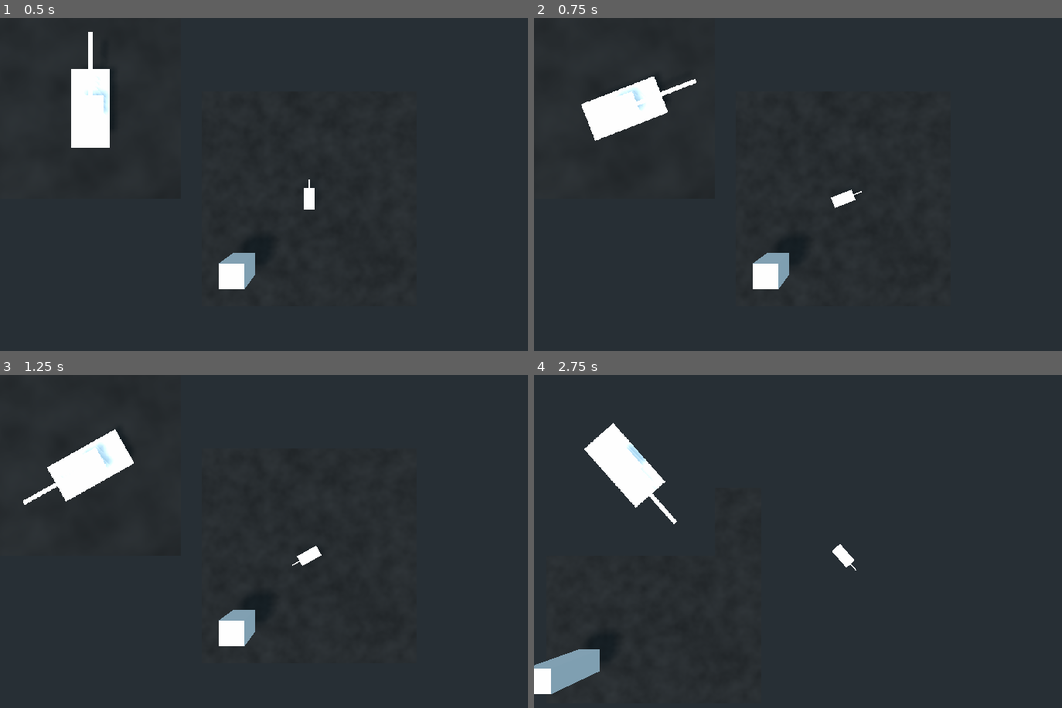
Above: before the commit, frames 1-4 (two rows, left to right).
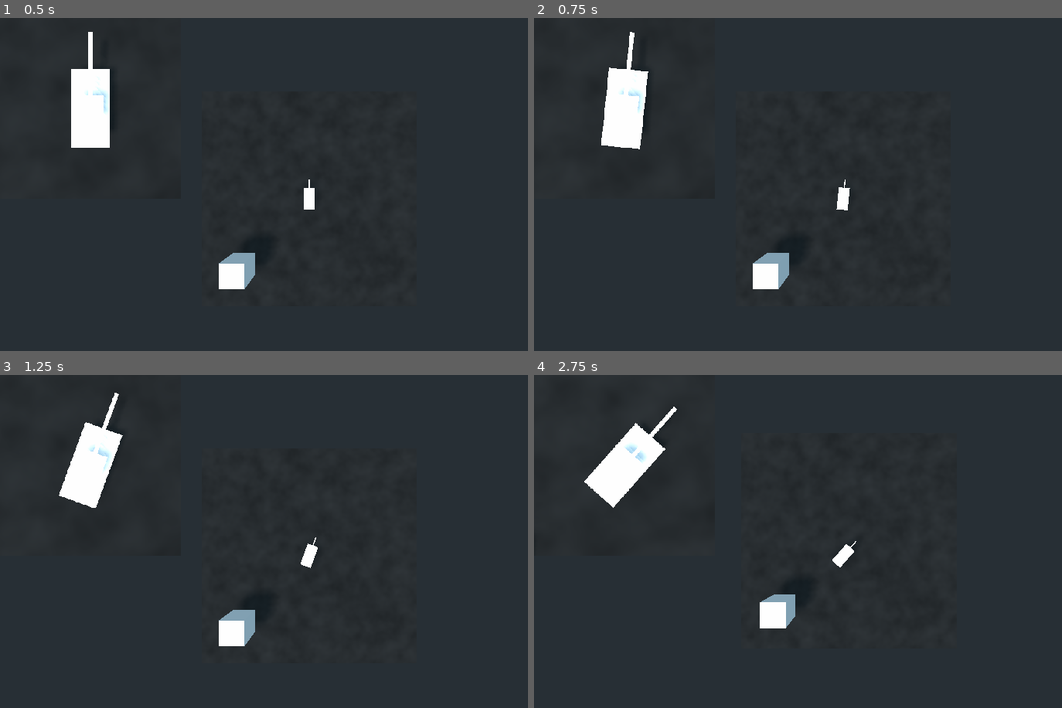
Above: after the commit, the same moments.

Repository: tastytentacles/ToppieTanks
Game: Godot game, scene res://TestBed.tscn
The game is run twice, just before and just after one commit, with the same random seed, the same clock (stepped at 60 frames per second) and the same inputs.
Inputs:
- Up to frame 1 (0.5 s): no input
- Up to frame 2 (0.75 s): tap Enter at 0.5 s; hold Right (ui_right) from 0.53 s (still down)
- Up to frame 3 (1.25 s): keep holding Right (ui_right)
- Up to frame 4 (2.75 s): release Right (ui_right) at 1.28 s; hold Down (ui_down) 1.28-2.03 s; hold Right (ui_right) from 2.03 s (still down)

Frame 1 is identical in both runs. In frame 2, 1.9% of the frame differs, in the area x 8-63%, y 4-58%; in frame 3, 1.4%; in frame 4, 3.9%, in the area x 0-62%, y 9-96%.

Commit message:
quick clean up

Diff:
--- a/src/tank_brain.gd
+++ b/src/tank_brain.gd
@@ -1,68 +1,39 @@
 extends KinematicBody
 
+export var speed = .5
+export var turn_speed = .5
 
 var forward_speed = 0.0
 var forward_angle = Vector3(0, 0, -1)
 
 
-# Called when the node enters the scene tree for the first time.
-func _ready():
-	pass # Replace with function body.
 
-# func _input(event):
-# 	if event.is_action("ui_up"):
-# 		forward_speed += 1
-
-# 	if event.is_action("ui_down"):
-# 		forward_speed -= 1
-
-# 	if event.is_action("ui_left"):
-# 		forward_angle = forward_angle.rotated(Vector3.UP, .1)
-
-# 	if event.is_action("ui_right"):
-# 		forward_angle = forward_angle.rotated(Vector3.UP, -.1)
-
-
-		# match(e.scancode):
-		# 	KEY_W:
-		# 		forward_speed += 1
-
-		# 	KEY_S:
-		# 		forward_speed -= 1
-
-		# 	KEY_A:
-		# 		forward_angle = forward_angle.rotated(Vector3.UP, .1)
-
-		# 	KEY_D:
-		# 		forward_angle = forward_angle.rotated(Vector3.UP, -.1)
-
-
-func _physics_process(_delta):
+func _physics_process(delta):
 	if Input.get_action_strength("ui_up") > 0:
-		forward_speed += .1
+		forward_speed += speed * delta
 
 	if Input.get_action_strength("ui_down") > 0:
-		forward_speed -= .1
+		forward_speed -= speed * delta
 
 	if Input.get_action_strength("ui_left") > 0:
 		var t = transform
 		t.origin = Vector3.ZERO
-		t = t.rotated(Vector3.UP, .1)
+		t = t.rotated(Vector3.UP, turn_speed * delta)
 		t.origin = transform.origin
 
 		if !test_move(t, Vector3.ZERO):
 			transform = t;
-			forward_angle = forward_angle.rotated(Vector3.UP, .1)
+			forward_angle = forward_angle.rotated(Vector3.UP, turn_speed * delta)
 
 	if Input.get_action_strength("ui_right") > 0:
 		var t = transform
 		t.origin = Vector3.ZERO
-		t = t.rotated(Vector3.UP, -.1)
+		t = t.rotated(Vector3.UP, -turn_speed * delta)
 		t.origin = transform.origin
 
 		if !test_move(t, Vector3.ZERO):
 			transform = t;
-			forward_angle = forward_angle.rotated(Vector3.UP, -.1)
+			forward_angle = forward_angle.rotated(Vector3.UP, -turn_speed * delta)
 
 	var _move_hit = move_and_collide(forward_angle.normalized() * forward_speed)
 
